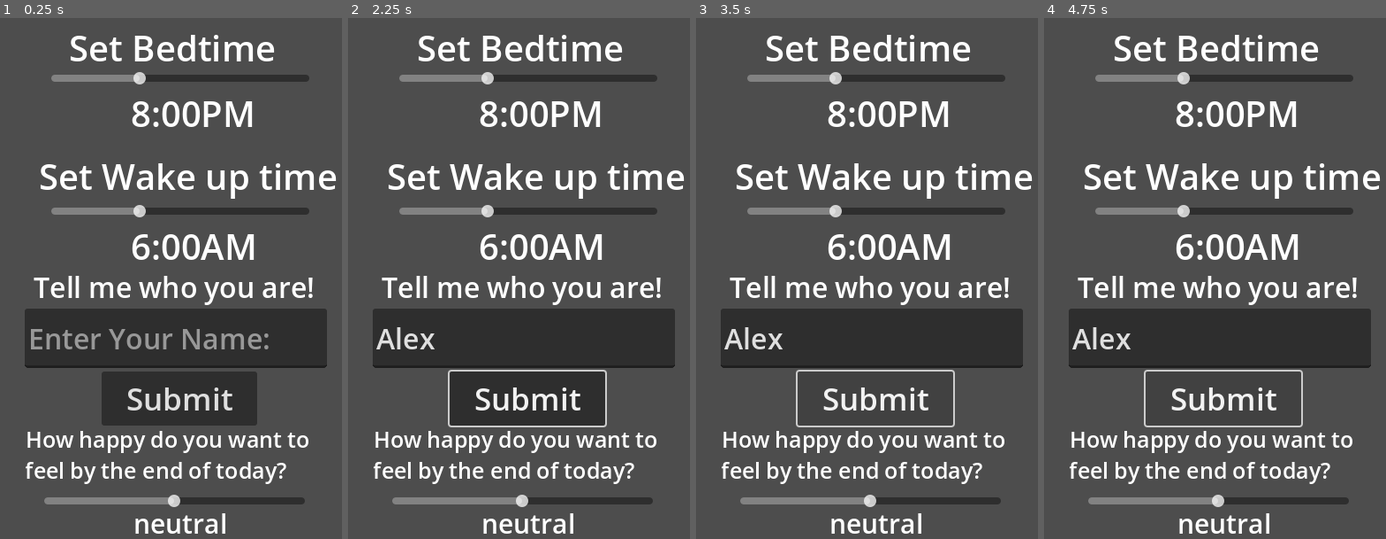
Above: before the commit, frames 1-4 (left to right).
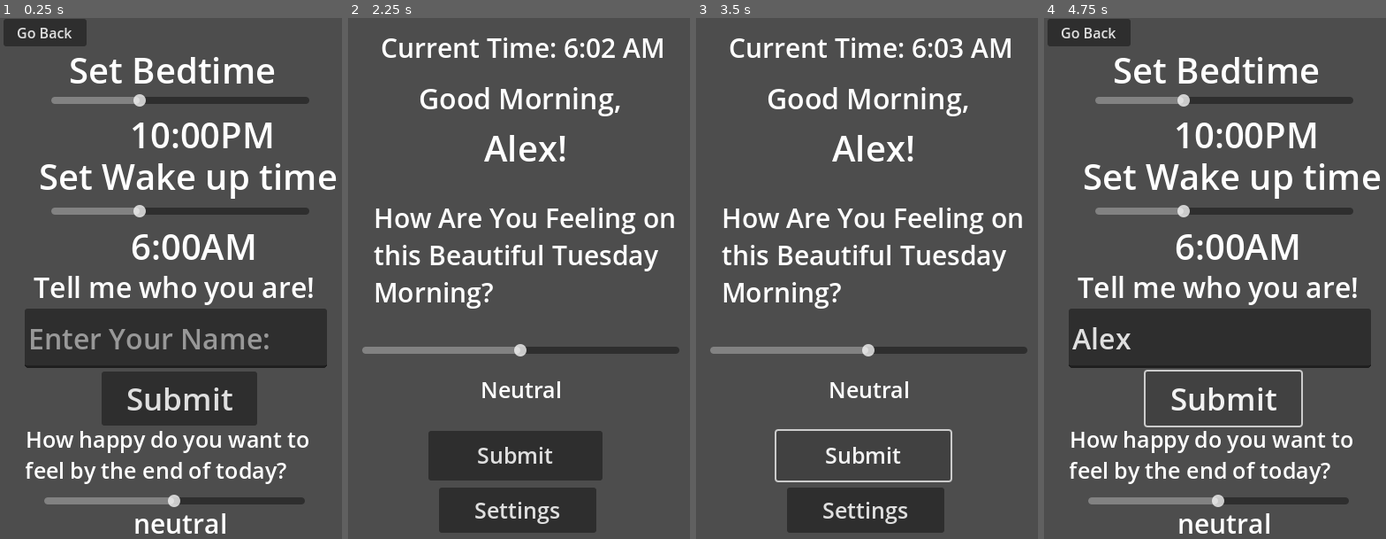
Above: after the commit, the same moments.

Repository: chisatonishikigi479/Hack-Washu-Project-2025-Repo-v2
Game: Godot game, scene res://SettingsScreen.tscn
Two runs of this game, one before a commit and one after it. Both use one fixed random seed, a clock stepped at 60 frames per second and the inputs below. The project has no main scene, so this scene is started directly.
Inputs (mouse positions are in pixels of both pictures, inside the frame that each line leads up to):
- Up to frame 1 (0.25 s): no input
- Up to frame 2 (2.25 s): click (522, 335) at 0.52 s; type "Alex" at 0.6 s; click "Submit" at 1.25 s; click (392, 33) at 2 s, where only the run after the commit has a clickable "Go Back"
- Up to frame 3 (3.5 s): click "Submit" at 2.75 s
- Up to frame 4 (4.75 s): click (1215, 507) at 3.5 s, where only the run after the commit has a clickable "Settings"; click "Submit" at 4.25 s

The runs differ from the first frame. In frame 1, 6.8% of the frame differs, in the area x 1-91%, y 0-25%; in frame 2, 36%, in the area x 4-99%, y 3-99%; in frame 3, 30%; in frame 4, 6.8%.

Commit message:
wagwgarw

Diff:
--- a/SettingsScreen.tscn
+++ b/SettingsScreen.tscn
@@ -1,13 +1,16 @@
-[gd_scene load_steps=5 format=3 uid="uid://b0f1g2707801f"]
+[gd_scene load_steps=6 format=3 uid="uid://b0f1g2707801f"]
 
+[ext_resource type="Script" uid="uid://dewssrm1jyr0h" path="res://settings_screen.gd" id="1_2d4pm"]
 [ext_resource type="Script" uid="uid://by5vhtyd1bggc" path="res://bedtime_slider_container.gd" id="1_8iiu4"]
 [ext_resource type="Script" uid="uid://gta3umfr1da2" path="res://wakeup_slider_container.gd" id="2_e6v8l"]
 [ext_resource type="Script" uid="uid://ch5c8pbi66a8a" path="res://name_container.gd" id="3_11lt3"]
 [ext_resource type="Script" uid="uid://q04pb8kchah1" path="res://sentiment_goal_container.gd" id="4_0o71x"]
 
 [node name="Settings" type="Node2D"]
+script = ExtResource("1_2d4pm")
 
 [node name="BedtimeSliderContainer" type="Node2D" parent="."]
+position = Vector2(0, 25)
 script = ExtResource("1_8iiu4")
 
 [node name="BedtimeSlider" type="HSlider" parent="BedtimeSliderContainer"]
@@ -20,13 +23,13 @@
 value = 1320.0
 
 [node name="BedtimeLabel" type="RichTextLabel" parent="BedtimeSliderContainer"]
-offset_left = 148.0
-offset_top = 80.0
-offset_right = 343.0
-offset_bottom = 145.0
+offset_left = 147.0
+offset_top = 79.0
+offset_right = 342.0
+offset_bottom = 144.0
 theme_override_font_sizes/mono_font_size = 80
 theme_override_font_sizes/normal_font_size = 40
-text = "8:00PM"
+text = "10:00PM"
 
 [node name="RichTextLabel" type="RichTextLabel" parent="BedtimeSliderContainer"]
 offset_left = 78.0
@@ -122,8 +125,16 @@
 text = "Neutral"
 horizontal_alignment = 1
 
+[node name="BackButton" type="Button" parent="."]
+offset_left = 4.0
+offset_top = 1.0
+offset_right = 98.0
+offset_bottom = 32.0
+text = "Go Back"
+
 [connection signal="drag_ended" from="BedtimeSliderContainer/BedtimeSlider" to="BedtimeSliderContainer" method="_on_bedtime_slider_drag_ended"]
 [connection signal="value_changed" from="BedtimeSliderContainer/BedtimeSlider" to="BedtimeSliderContainer" method="_on_bedtime_slider_value_changed"]
 [connection signal="value_changed" from="WakeupSliderContainer/WakeupSlider" to="WakeupSliderContainer" method="_on_wakeup_slider_value_changed"]
 [connection signal="pressed" from="NameContainer/Button" to="NameContainer" method="_on_button_pressed"]
 [connection signal="value_changed" from="SentimentGoalContainer/SentimentSlider" to="SentimentGoalContainer" method="_on_sentiment_slider_value_changed"]
+[connection signal="pressed" from="BackButton" to="." method="_on_back_button_pressed"]
--- a/WakeUpScreen.tscn
+++ b/WakeUpScreen.tscn
@@ -1,3 +1,76 @@
-[gd_scene format=3 uid="uid://dg77eedgndpjy"]
+[gd_scene load_steps=2 format=3 uid="uid://dg77eedgndpjy"]
 
-[node name="Node2D" type="Node2D"]
+[ext_resource type="Script" uid="uid://cnunke2eajoa" path="res://wake_up_screen.gd" id="1_1k6op"]
+
+[node name="WakeUpScreen" type="Node2D"]
+script = ExtResource("1_1k6op")
+
+[node name="RichTextLabel" type="RichTextLabel" parent="."]
+offset_left = 80.0
+offset_top = 68.0
+offset_right = 325.0
+offset_bottom = 124.0
+theme_override_font_sizes/normal_font_size = 32
+text = "Good Morning,"
+
+[node name="NameLabel" type="RichTextLabel" parent="."]
+offset_left = 26.0
+offset_top = 119.0
+offset_right = 377.0
+offset_bottom = 196.0
+theme_override_font_sizes/normal_font_size = 40
+horizontal_alignment = 1
+
+[node name="CurrentTimeLabel" type="RichTextLabel" parent="."]
+offset_left = 37.0
+offset_top = 12.0
+offset_right = 381.0
+offset_bottom = 64.0
+theme_override_font_sizes/normal_font_size = 30
+text = "Current Time: "
+
+[node name="HowAreYouFeeling" type="RichTextLabel" parent="."]
+offset_left = 29.0
+offset_top = 204.0
+offset_right = 385.0
+offset_bottom = 331.0
+theme_override_font_sizes/normal_font_size = 30
+text = "How Are You Feeling on this Beautiful Monday Morning?"
+
+[node name="InitialSlider" type="HSlider" parent="."]
+offset_left = 16.0
+offset_top = 339.0
+offset_right = 375.0
+offset_bottom = 412.0
+max_value = 1.0
+step = 0.05
+value = 0.5
+
+[node name="Button" type="Button" parent="."]
+offset_left = 91.0
+offset_top = 466.0
+offset_right = 288.0
+offset_bottom = 522.0
+theme_override_font_sizes/font_size = 25
+text = "Submit"
+
+[node name="FeelingComment" type="RichTextLabel" parent="."]
+offset_left = 81.0
+offset_top = 402.0
+offset_right = 312.0
+offset_bottom = 451.0
+theme_override_font_sizes/normal_font_size = 25
+text = "Neutral"
+horizontal_alignment = 1
+
+[node name="SettingsButton" type="Button" parent="."]
+offset_left = 103.0
+offset_top = 530.0
+offset_right = 281.0
+offset_bottom = 581.0
+theme_override_font_sizes/font_size = 25
+text = "Settings"
+
+[connection signal="value_changed" from="InitialSlider" to="." method="_on_initial_slider_value_changed"]
+[connection signal="pressed" from="Button" to="." method="_on_button_pressed"]
+[connection signal="pressed" from="SettingsButton" to="." method="_on_settings_button_pressed"]
--- a/global_data.gd
+++ b/global_data.gd
@@ -9,7 +9,9 @@
 
 var prompt_responses_during_day: Array = [] #array of strings
 
+var currTime = wakeUpTime
 
+@export var customSpeedMultiplier = 60.0 #change to 1.0 later
 
 func setup():
 	prompt_responses_during_day.append("") #0-index prompt is automatically empty bc the app doesn't ask how you're feeling on the title screen
@@ -27,3 +29,14 @@
 	if hours == 0:
 		display_hours = 12
 	return "%d:%02d %s" % [display_hours, mins, period]
+
+func _process(delta: float):
+	currTime = currTime + (customSpeedMultiplier) * delta * (1.0 / 60.0)
+	if currTime >= 1440.0:
+		currTime = 0.0
+
+func get_current_weekday() -> String:
+	var date_dict = Time.get_date_dict_from_system()
+	var weekday = date_dict["weekday"]
+	var weekdays = ["Sunday", "Monday", "Tuesday", "Wednesday", "Thursday", "Friday", "Saturday"]
+	return weekdays[weekday]
--- /dev/null
+++ b/settings_screen.gd
@@ -0,0 +1,6 @@
+extends Node2D
+
+
+func _on_back_button_pressed() -> void:
+	get_tree().change_scene_to_file("res://WakeUpScreen.tscn")
+	pass # Replace with function body.
--- /dev/null
+++ b/wake_up_screen.gd
@@ -0,0 +1,46 @@
+extends Node2D
+
+var dataHasBeenSet = false
+
+func _process(delta):
+	if not dataHasBeenSet:
+		if GlobalData.username != "":
+			$NameLabel.text = GlobalData.username + "!"
+		else:
+			$RichTextLabel.text = "Good Morning!"
+		$HowAreYouFeeling.text = "How Are You Feeling on this Beautiful " + GlobalData.get_current_weekday() + " Morning?"
+		dataHasBeenSet = true
+	$CurrentTimeLabel.text = "Current Time: " + GlobalData.minutes_to_time_string(GlobalData.currTime)
+
+
+func _on_button_pressed() -> void:
+	get_tree().change_scene_to_file("res://HomeScreen.tscn")
+	pass # Replace with function body.
+
+
+func _on_initial_slider_value_changed(value: float) -> void:
+	if GlobalData.mood_data_points.size() == 0:
+		GlobalData.mood_data_points.append(value)
+	else:
+		GlobalData.mood_data_points[0] = value
+	print(GlobalData.mood_data_points[0])
+	var theValue = GlobalData.mood_data_points[0]
+
+	if theValue <= 0.2:
+		$FeelingComment.text = "very down"
+	elif theValue > 0.2 and theValue <= 0.4:
+		$FeelingComment.text = "down"
+	elif theValue > 0.4 and theValue < 0.6:
+		$FeelingComment.text = "neutral"
+	elif theValue >= 0.6 and theValue < 0.8:
+		$FeelingComment.text = "cheerful"
+	elif theValue >= 0.8 and theValue <= 1.0:
+		$FeelingComment.text = "very cheerful"
+
+
+	pass # Replace with function body.
+
+
+func _on_settings_button_pressed() -> void:
+	get_tree().change_scene_to_file("res://SettingsScreen.tscn")
+	pass # Replace with function body.
Not shown, added: settings_screen.gd.uid
Not shown, added: wake_up_screen.gd.uid
